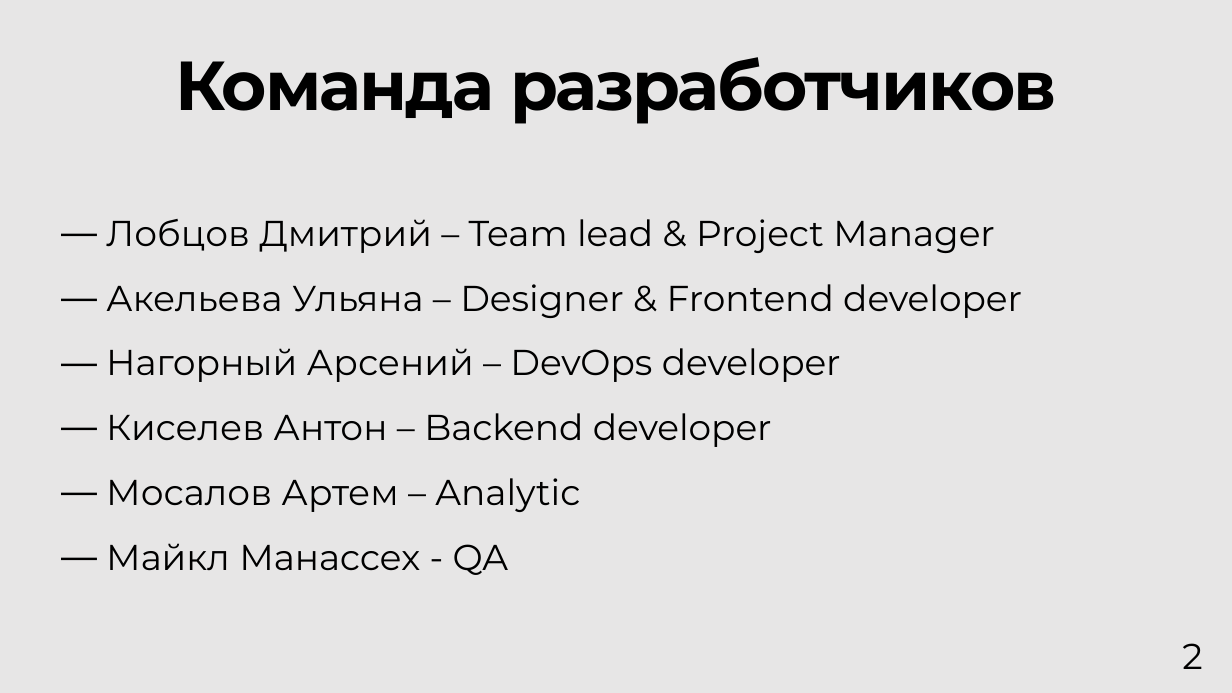
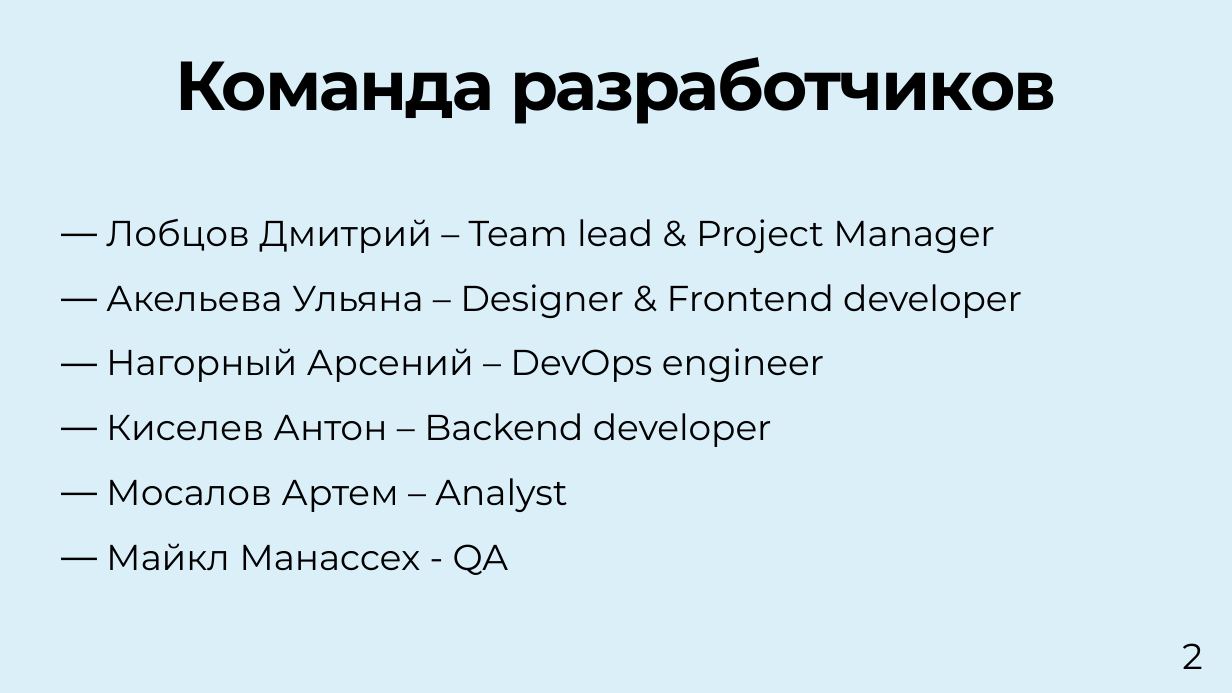
Before and after one commit to qudest/voyago, a slide deck: slide 2 of Documentation/Voyago-Presentation-1att.pptx. Drawn at 1232x693 pixels with LibreOffice and Linux fonts; fonts in the diff are those of the drawing. Boxes give left, top, right and bottom in pixels: in the first picture for what was removed or moved away, otherwise in the second. Text is boxed around its words. In the diff, an @@ line names an element or a change of style, - is before the commit and + after.

```diff
--- a/Documentation/Voyago-Presentation-1att.pptx
+++ b/Documentation/Voyago-Presentation-1att.pptx
@@ background #E7E6E6 to #DBEFF9 @@
@@ text at (106,348,824,382): text changed @@
-— Нагорный Арсений – DevOps developer
+— Нагорный Арсений – DevOps engineer
@@ text at (106,478,567,512): text changed @@
-— Мосалов Артем – Analytic
+— Мосалов Артем – Analyst
```
Also in this commit, not shown: 15 other slides changed, 1 slide added, 6 other files.
